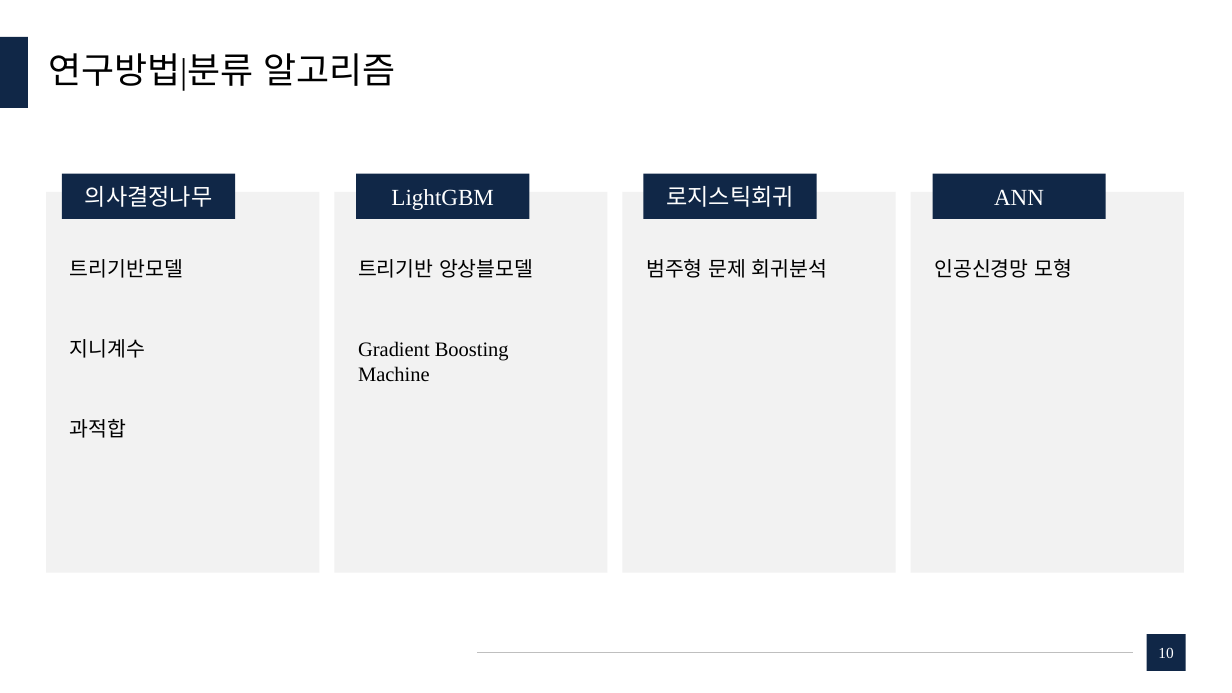
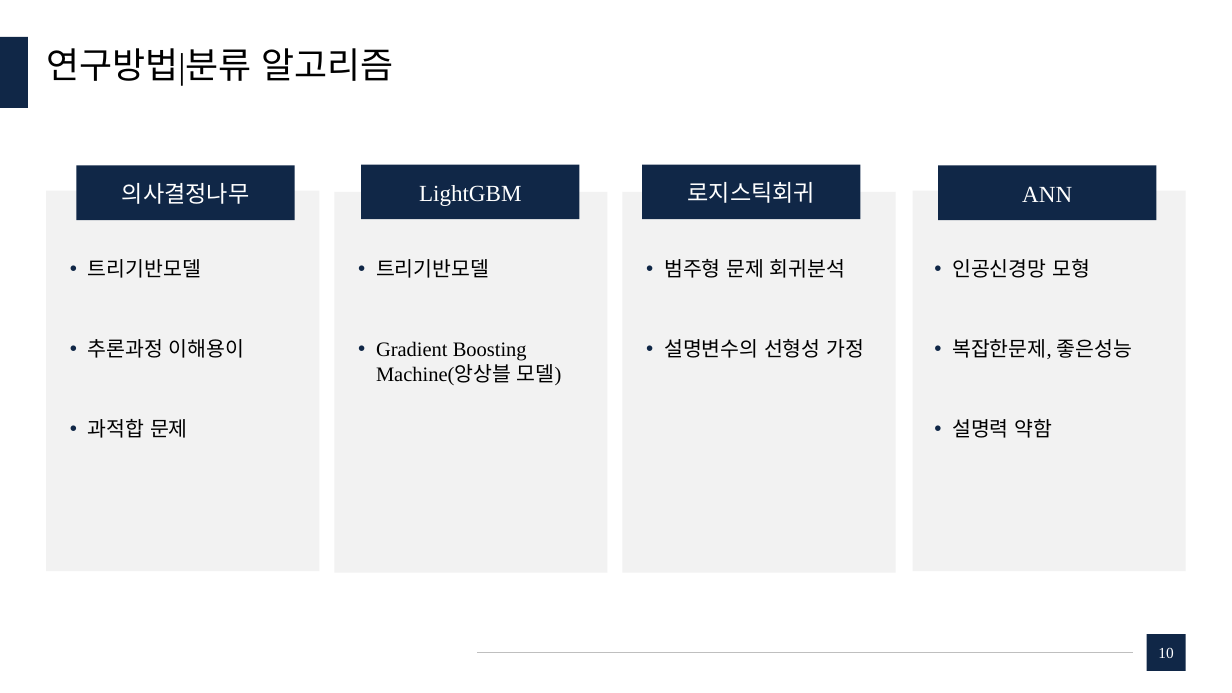
Before and after one commit to dudungE/Competition, a slide deck: slide 10 of ppt/부실가계분류모델에 관한 연구.pptx. Drawn at 1232x693 pixels with LibreOffice and Linux fonts; fonts in the diff are those of the drawing. Boxes give left, top, right and bottom in pixels: in the first picture for what was removed or moved away, otherwise in the second. Text is boxed around its words. In the diff, an @@ line names an element or a change of style, - is before the commit and + after.

```diff
--- a/ppt/부실가계분류모델에 관한 연구.pptx
+++ b/ppt/부실가계분류모델에 관한 연구.pptx
@@ title "연구방법|분류 알고리즘": place and size @@
-title "연구방법|분류 알고리즘" at <box>48,53,395,91</box>
+title "연구방법|분류 알고리즘" at <box>46,48,393,86</box>
@@ rectangle "의사결정나무": place and size @@
-rectangle "의사결정나무" at <box>62,174,235,219</box>
+rectangle "의사결정나무" at <box>77,165,295,220</box>
@@ rectangle "LightGBM": place and size @@
-rectangle "LightGBM" at <box>357,174,530,219</box>
+rectangle "LightGBM" at <box>361,165,579,219</box>
@@ rectangle "로지스틱회귀": place and size @@
-rectangle "로지스틱회귀" at <box>643,174,816,219</box>
+rectangle "로지스틱회귀" at <box>642,165,860,219</box>
@@ rectangle "ANN": place and size @@
-rectangle "ANN" at <box>933,174,1105,219</box>
+rectangle "ANN" at <box>938,165,1156,220</box>
@@ text at <box>88,259,201,278</box>: bullet none to • @@
@@ text at <box>376,259,562,385</box>: text changed @@
-트리기반 앙상블모델
-Gradient Boosting Machine
+• 트리기반모델
+• Gradient Boosting Machine(앙상블 모델)
@@ text at <box>664,259,845,278</box>: bullet none to • @@
@@ text at <box>952,259,1090,278</box>: bullet none to • @@
@@ text at <box>88,339,244,438</box>: text changed @@
-지니계수
-과적합
+• 추론과정 이해용이
+• 과적합 문제
@@ text at <box>664,339,864,358</box>: paragraph added @@
+• 설명변수의 선형성 가정
@@ text at <box>952,339,1132,438</box>: paragraphs added @@
+• 복잡한문제, 좋은성능
+• 설명력 약함
```
Also in this commit, not shown: 22 other slides changed.
